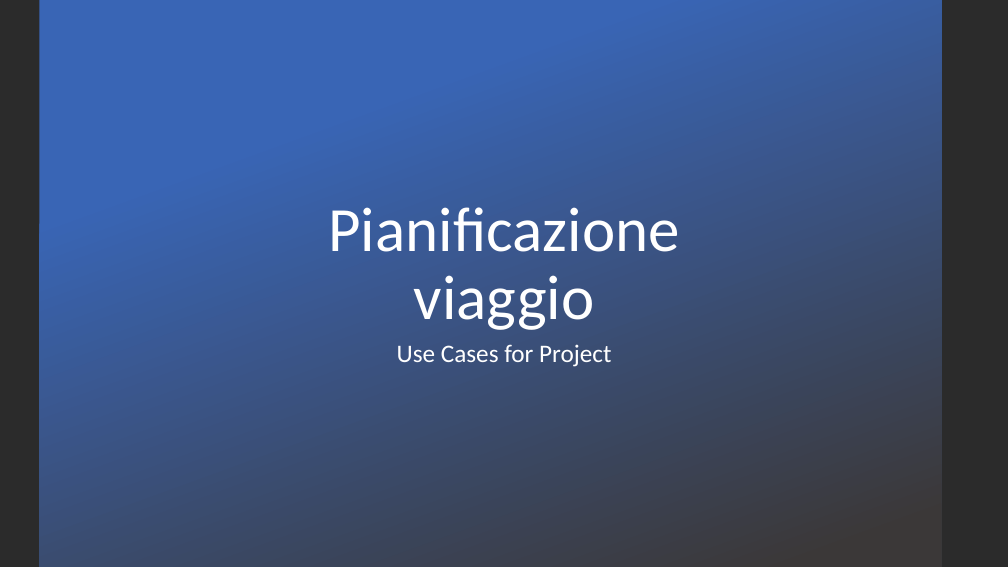
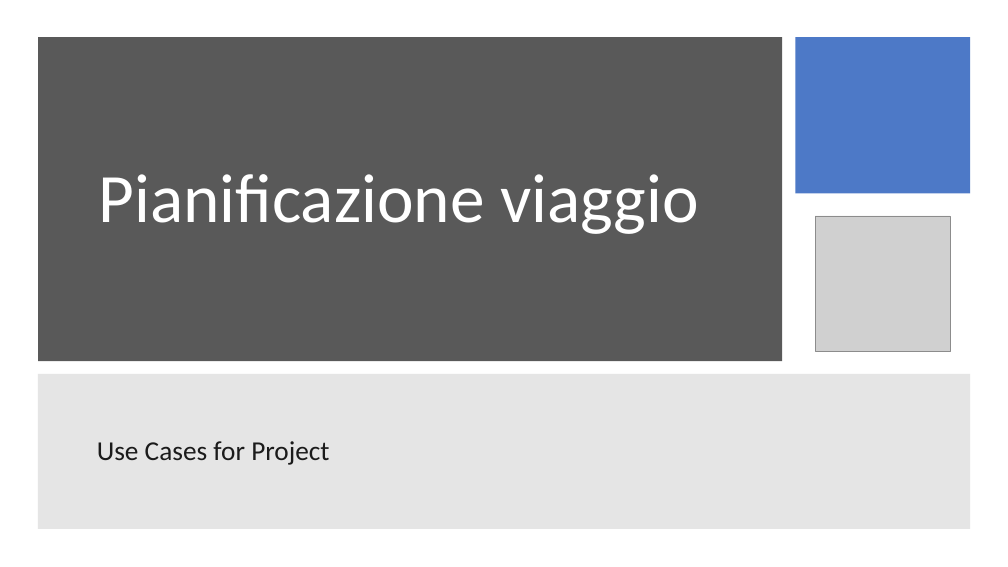
Before and after one commit to itsar19-20/gas, a slide deck: slide 1 of docs/analisi/Template use case/Template Use Case - Pianificazione.pptx. Drawn at 1008x567 pixels with LibreOffice and Linux fonts; fonts in the diff are those of the drawing; grey boxes stand for pictures; background and template pictures are left out; a plain dark background stands for a picture behind light text. Boxes give left, top, right and bottom in pixels: in the first picture for what was removed or moved away, otherwise in the second. Text is boxed around its words. In the diff, an @@ line names an element or a change of style, - is before the commit and + after.

```diff
--- a/docs/analisi/Template use case/Template Use Case - Pianificazione.pptx
+++ b/docs/analisi/Template use case/Template Use Case - Pianificazione.pptx
@@ background picture (left out) to #FFFFFF @@
@@ rectangle removed at <box>39,0,941,567</box> @@
@@ rectangle added at <box>39,37,783,361</box>, fill #595959 @@
@@ rectangle added at <box>796,37,970,194</box>, fill #4472C4 at 95% opacity @@
@@ title "Pianificazione viaggio": place and size @@
-title "Pianificazione viaggio" at <box>328,207,679,330</box>
+title "Pianificazione viaggio" at <box>99,174,698,234</box>
@@ title "Pianificazione viaggio" at <box>99,174,698,234</box>: size 60 to 66 pt; alignment centre to left; vertical alignment bottom to middle @@
@@ picture added at <box>815,216,951,352</box> @@
@@ rectangle added at <box>38,374,970,529</box>, fill #7F7F7F at 20% opacity @@
@@ subtitle "Use Cases for Project": place and size @@
-subtitle "Use Cases for Project" at <box>397,344,611,367</box>
+subtitle "Use Cases for Project" at <box>97,441,329,465</box>
@@ subtitle "Use Cases for Project" at <box>97,441,329,465</box>: size 24 to 26 pt, text colour #FFFFFF to #1B1B1B; alignment centre to left; vertical alignment top to middle @@
```
Also in this commit, not shown: 1 other slide changed, 12 other files.
